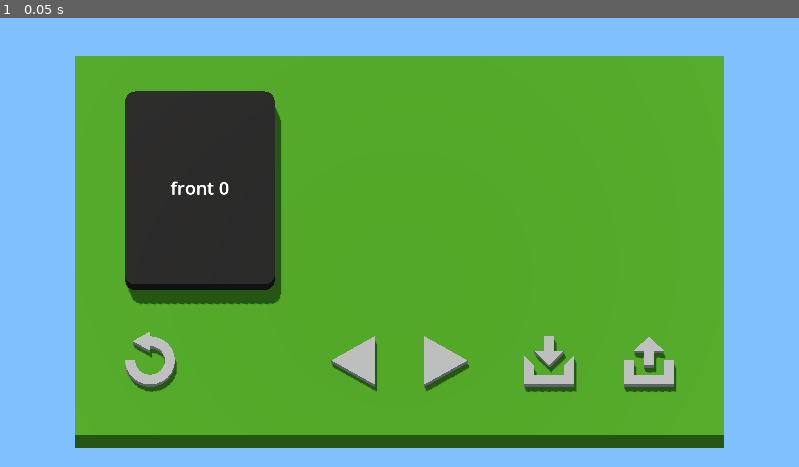
Above: before the commit, frame 1.
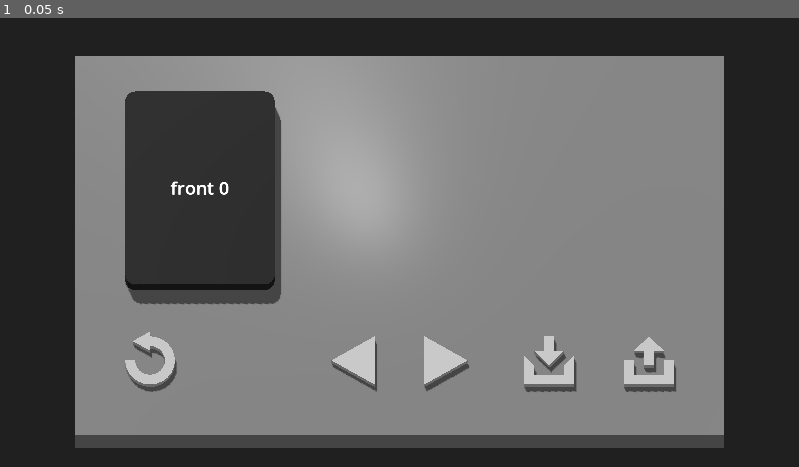
Above: after the commit, the same moment.

Repository: thompsop1sou/flash-card-app
Game: Godot game, scene res://table/table.tscn
Two runs of this game, one before a commit and one after it. Both use one fixed random seed, a clock stepped at 60 frames per second and the inputs below.
Inputs:
- Up to frame 1 (0.05 s): no input

The runs differ from the first frame. In frame 1, 90% of the frame differs, in the area x 0-100%, y 0-100%.

Commit message:
Adjust colors

Diff:
--- a/flash-card-front-end/buttons/button_material.tres
+++ b/flash-card-front-end/buttons/button_material.tres
@@ -2,3 +2,4 @@
 
 [resource]
 albedo_color = Color(0.564706, 0.564706, 0.564706, 1)
+roughness = 0.25
--- a/flash-card-front-end/table/table.tscn
+++ b/flash-card-front-end/table/table.tscn
@@ -8,7 +8,8 @@
 [ext_resource type="PackedScene" uid="uid://cn6nskcwm6bau" path="res://buttons/reset_button.tscn" id="6_7sqv4"]
 
 [sub_resource type="StandardMaterial3D" id="StandardMaterial3D_ryhch"]
-albedo_color = Color(0.25098, 0.501961, 0.12549, 1)
+albedo_color = Color(0.376471, 0.376471, 0.376471, 1)
+roughness = 0.5
 
 [sub_resource type="BoxMesh" id="BoxMesh_y1v7i"]
 material = SubResource("StandardMaterial3D_ryhch")
@@ -16,9 +17,9 @@
 
 [sub_resource type="Environment" id="Environment_84wpw"]
 background_mode = 1
-background_color = Color(0.501961, 0.752941, 1, 1)
+background_color = Color(0.12549, 0.12549, 0.12549, 1)
 ambient_light_source = 2
-ambient_light_color = Color(0.878431, 0.941176, 1, 1)
+ambient_light_color = Color(1, 1, 1, 1)
 ambient_light_energy = 0.5
 
 [node name="Table" type="Node3D"]
@@ -62,7 +63,6 @@
 
 [node name="DirectionalLight3D" type="DirectionalLight3D" parent="."]
 transform = Transform3D(0.965926, 0.12941, -0.224144, 0, 0.866025, 0.5, 0.258819, -0.482963, 0.836516, 0, 4, 2)
-light_color = Color(1, 0.941176, 0.878431, 1)
 light_energy = 0.5
 shadow_enabled = true
 directional_shadow_mode = 0
